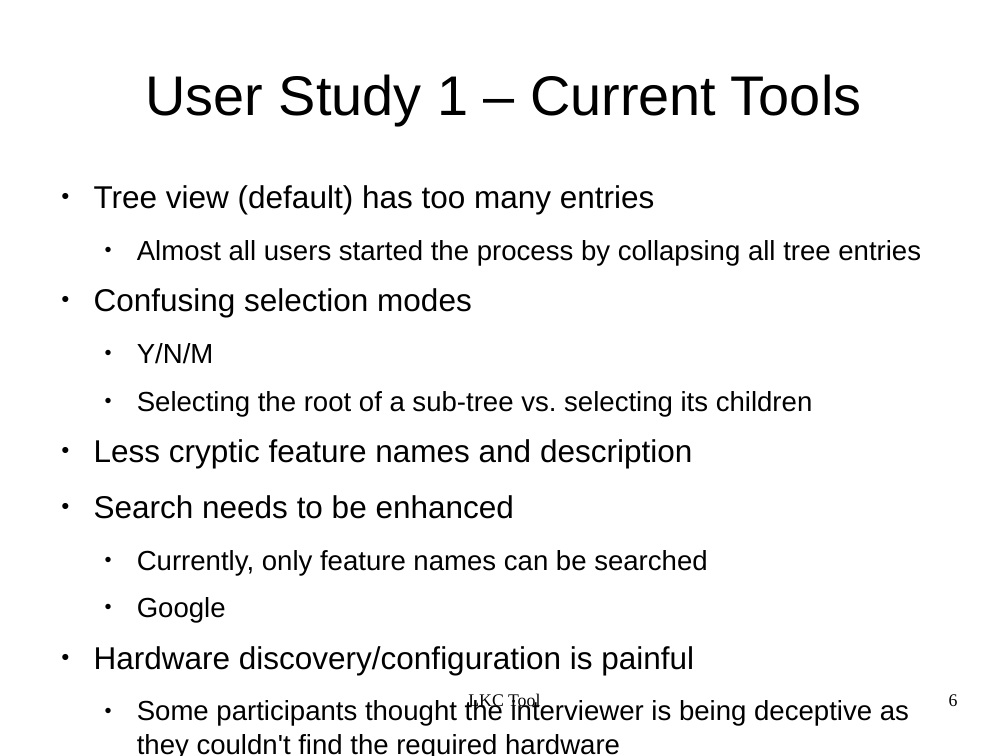
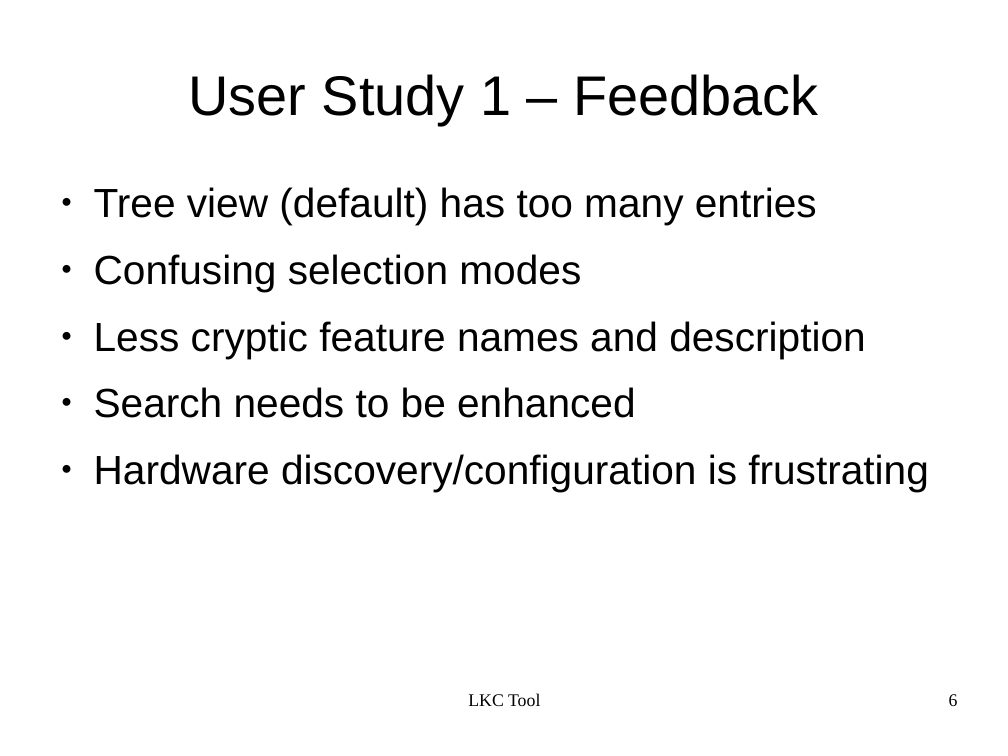
Before and after one commit to kbak/lkc, a slide deck: slide 6 of presentation/lkc.odp. Drawn at 1008x756 pixels with LibreOffice and Linux fonts; fonts in the diff are those of the drawing. Boxes give left, top, right and bottom in pixels: in the first picture for what was removed or moved away, otherwise in the second. Text is boxed around its words. In the diff, an @@ line names an element or a change of style, - is before the commit and + after.

Commit message:
finished presentation

```diff
--- a/presentation/lkc.odp
+++ b/presentation/lkc.odp
@@ title at [188,74,818,125]: text changed @@
-User Study 1 – Current Tools
+User Study 1 – Feedback
@@ text at [94,187,865,418]: size 24.8 to 32 pt in "Tree view (default) has too many entries", "Confusing selection modes", "Less cryptic feature names and description", "Search needs to be enhanced" @@
@@ text at [137,240,921,265]: paragraph removed @@
-  ● Almost all users started the process by collapsing all tree entries
@@ text at [137,343,813,416]: paragraphs removed @@
-  ● Y/N/M
-  ● Selecting the root of a sub-tree vs. selecting its children
@@ text at [94,454,929,492]: text changed; size 21.7 to 32 pt @@
-  ● Currently, only feature names can be searched
-  ● Google
-● Hardware discovery/configuration is painful
-  ● Some participants thought the interviewer is being deceptive as they couldn't find the required hardware
-  ● Auto configuration
+● Hardware discovery/configuration is frustrating
```
Also in this commit, not shown: 15 other slides changed, 3 slides added.
